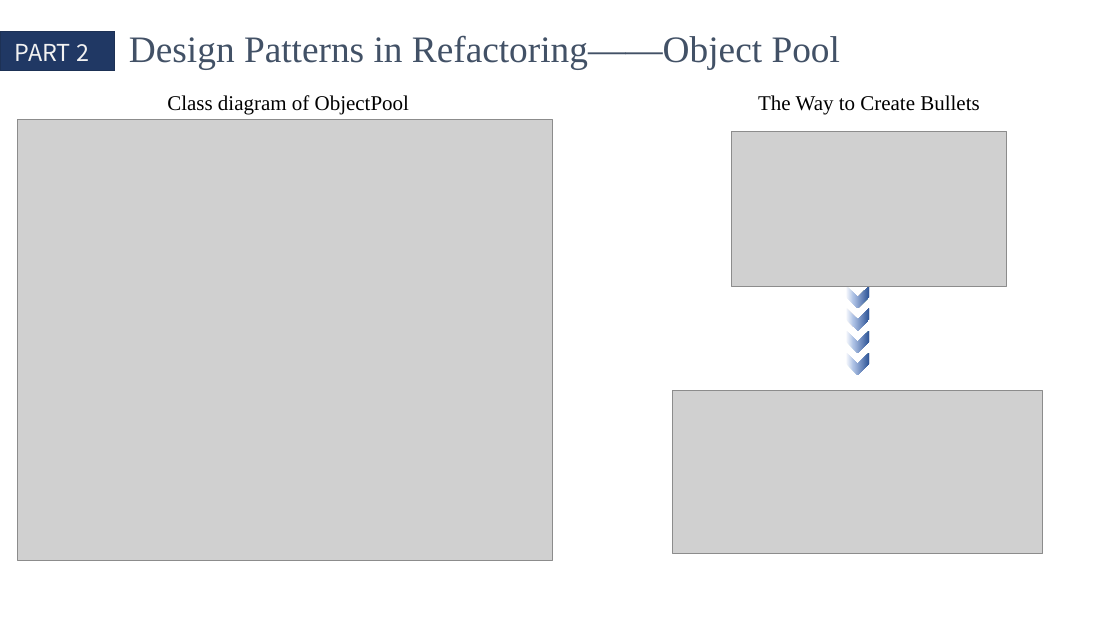
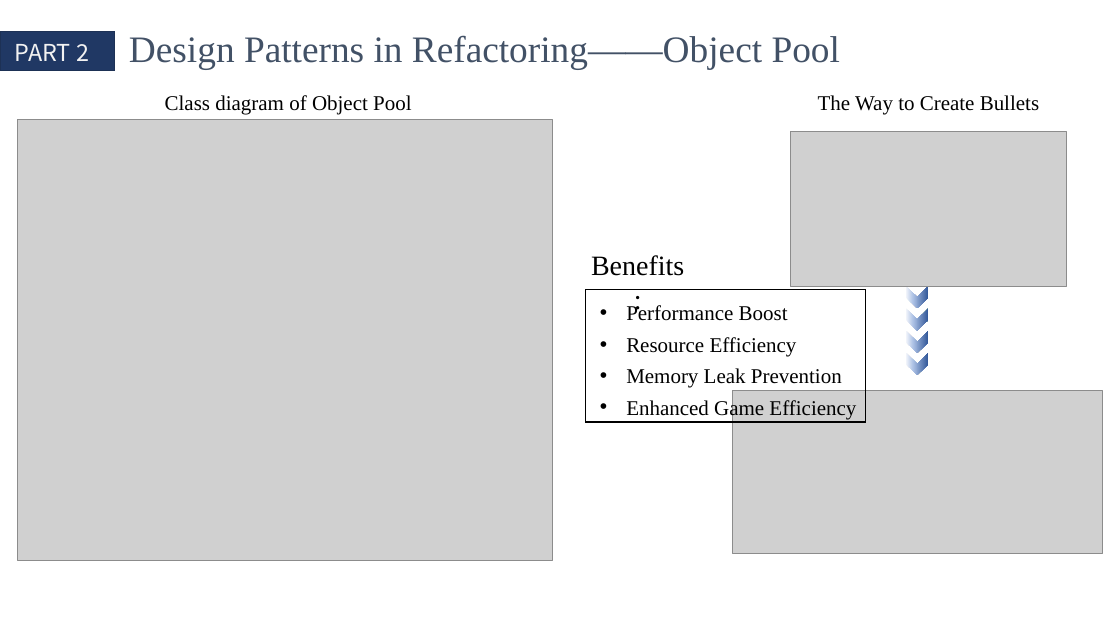
Before and after one commit to QinCheng0928/Cocos2d, a slide deck: slide 14 of 文档/DesignPattern.pptx (slide 13 before the commit). Drawn at 1120x630 pixels with LibreOffice and Linux fonts; fonts in the diff are those of the drawing; grey boxes stand for pictures. Boxes give left, top, right and bottom in pixels: in the first picture for what was removed or moved away, otherwise in the second. Text is boxed around its words. In the diff, an @@ line names an element or a change of style, - is before the commit and + after.

```diff
--- a/文档/DesignPattern.pptx
+++ b/文档/DesignPattern.pptx
@@ text at (x1=165, y1=95, x2=411, y2=115): spaces changed @@
-Class diagram of ObjectPool
+Class diagram of Object Pool
@@ text added at (x1=591, y1=255, x2=684, y2=276), 24 pt, text #000000 @@
+Benefits :
@@ rectangle added at (x1=586, y1=289, x2=866, y2=422), outline #000000 1 pt @@
@@ text added at (x1=626, y1=305, x2=856, y2=419), 18 pt, text #000000 @@
+• Performance Boost
+• Resource Efficiency
+• Memory Leak Prevention
+• Enhanced Game Efficiency
@@ 4 chevrons, 2 pictures, 1 text moved together from (x1=673, y1=95, x2=1044, y2=554) to (x1=733, y1=95, x2=1103, y2=554) @@
```
Also in this commit, not shown: 2 other slides changed, 1 slide added, 1 other file.
